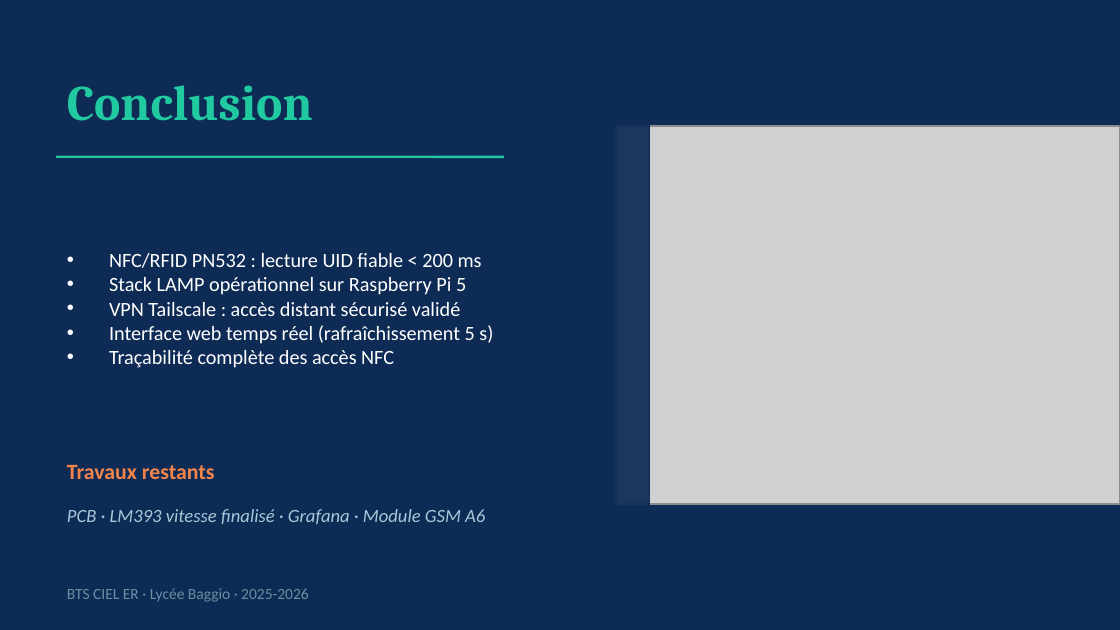
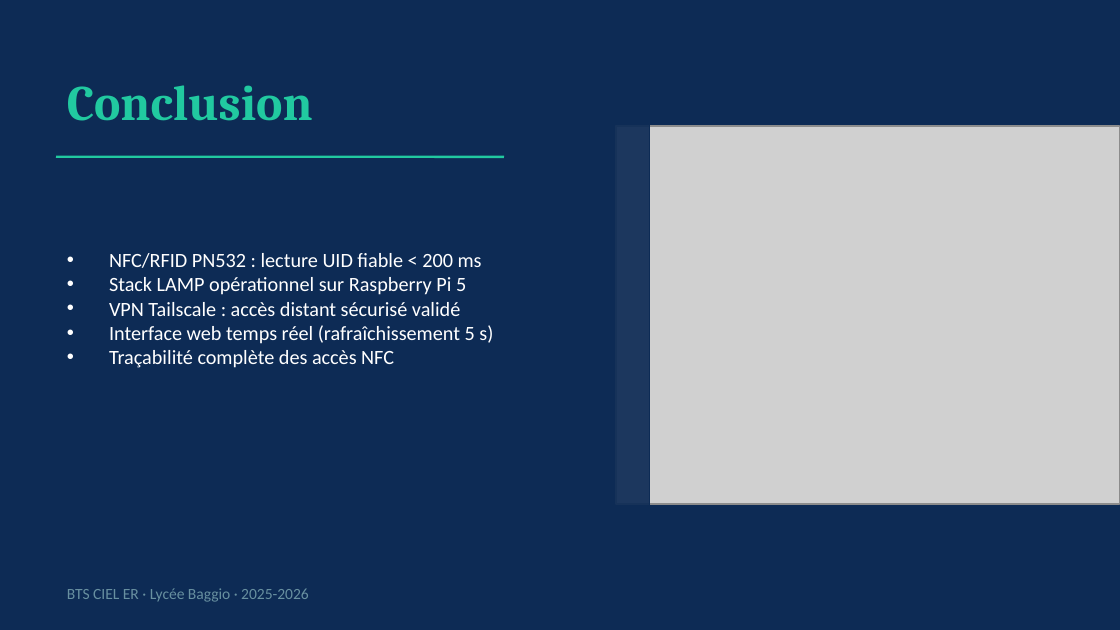
Before and after one commit to TezukaZ0ne/ProjetRC, a slide deck: slide 17 of Revue_Projet_BTS_CIEL_ER_AIT_AMIR_Youssouf_v2.pptx. Drawn at 1120x630 pixels with LibreOffice and Linux fonts; fonts in the diff are those of the drawing; grey boxes stand for pictures. Boxes give left, top, right and bottom in pixels: in the first picture for what was removed or moved away, otherwise in the second. Text is boxed around its words. In the diff, an @@ line names an element or a change of style, - is before the commit and + after.

Commit message:
Revue de Projet: remplace 'Intermédiaire', supprime travaux restants CCL

```diff
--- a/Revue_Projet_BTS_CIEL_ER_AIT_AMIR_Youssouf_v2.pptx
+++ b/Revue_Projet_BTS_CIEL_ER_AIT_AMIR_Youssouf_v2.pptx
@@ text removed at [67, 465, 215, 479] @@
-Travaux restants
@@ text removed at [67, 509, 485, 524] @@
-PCB · LM393 vitesse finalisé · Grafana · Module GSM A6
```
Also in this commit, not shown: 1 other slide changed, 1 other file.
